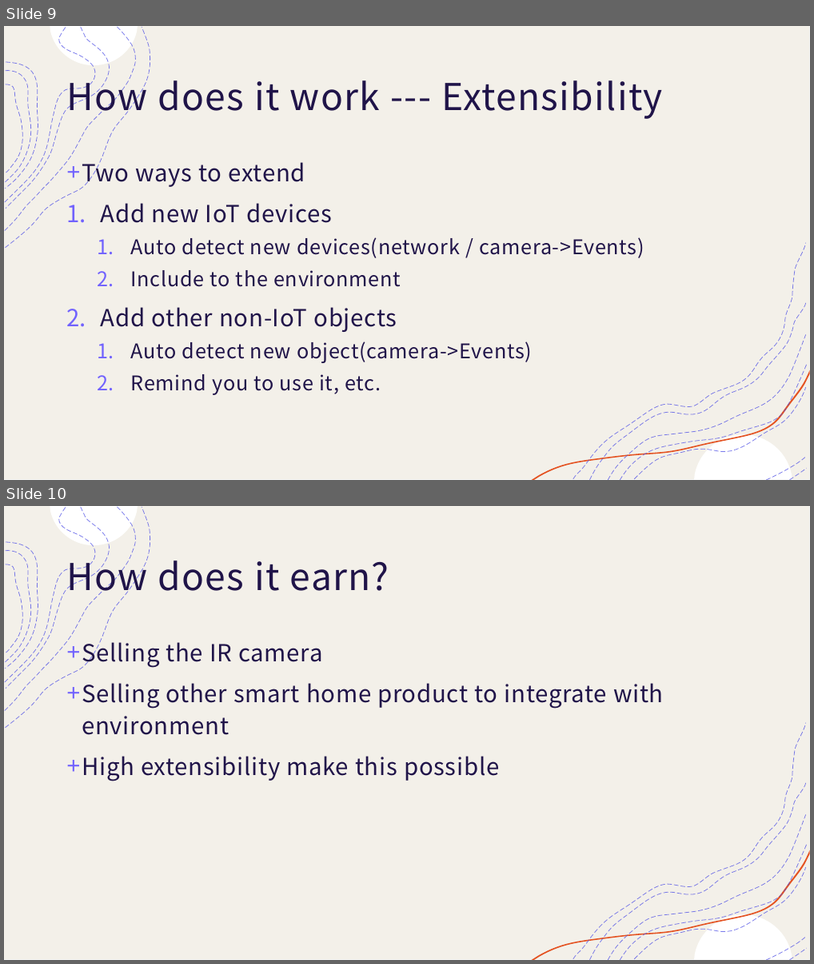
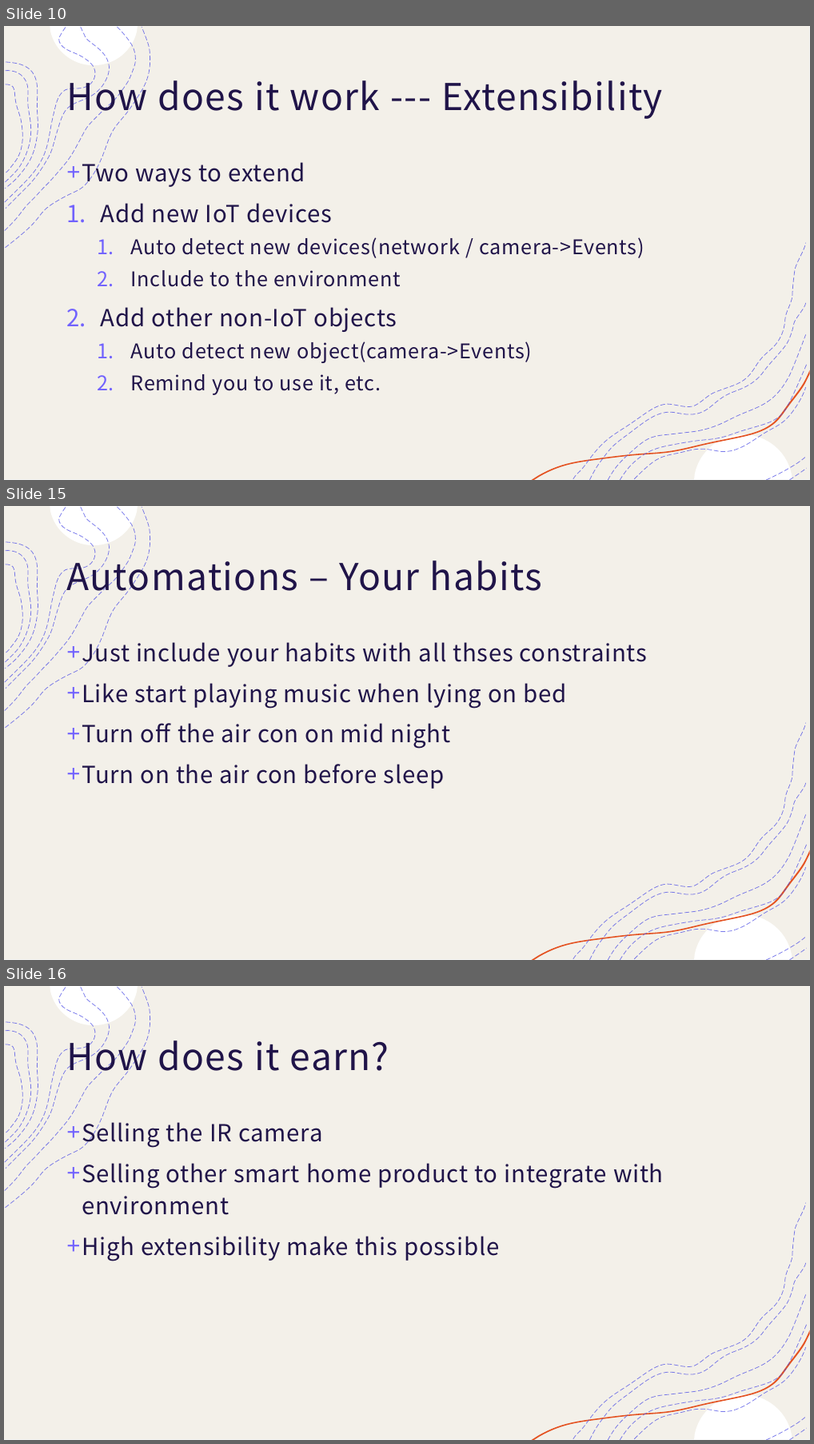
Before and after one commit to smarttommyau/aiot_bedroom, a slide deck: project_documents/AIOT bedroom.pptx. Shown one above the other, each under a label of ours: slides 9 and 10 before the commit, slides 10, 15 and 16 after it; the slides between them are not shown. The pictures are 814x964 and 814x1444 pixels, drawn with LibreOffice and Linux fonts; fonts in the diff are those of the drawing. Boxes give left, top, right and bottom in pixels: in the first picture for what was removed or moved away, otherwise in the second. Text is boxed around its words. In the diff, an @@ line names an element or a change of style, - is before the commit and + after.

```diff
--- a/project_documents/AIOT bedroom.pptx
+++ b/project_documents/AIOT bedroom.pptx
@@ slide 15 added at box(4, 506, 810, 960), background #FFFFFF; not listed: 18 template elements that a slide beside it also shows @@
@@ title added at box(66, 552, 543, 600), 44 pt, text #201449 @@
+Automations – Your habits
@@ text added at box(82, 638, 647, 788), 28 pt, text #201449 @@
++ Just include your habits with all thses constraints
++ Like start playing music when lying on bed
++ Turn off the air con on mid night
++ Turn on the air con before sleep
@@ what was slide 9 is now slide 10 @@
@@ what was slide 10 is now slide 16 @@
```
Also in this commit, not shown: 3 slides changed, 5 other slides added, 52 other files.
